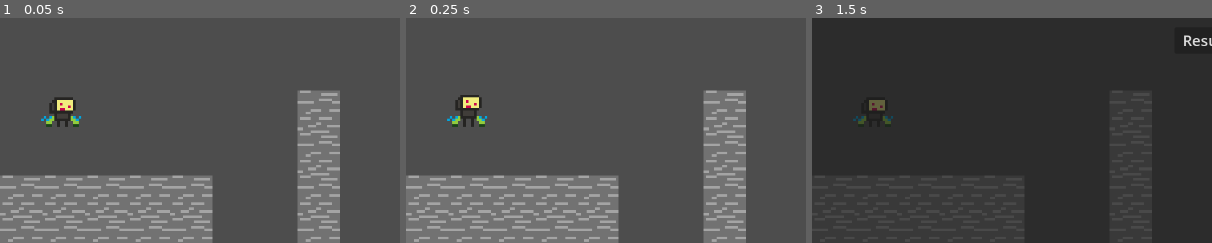
Above: before the commit, frames 1-3 (left to right).
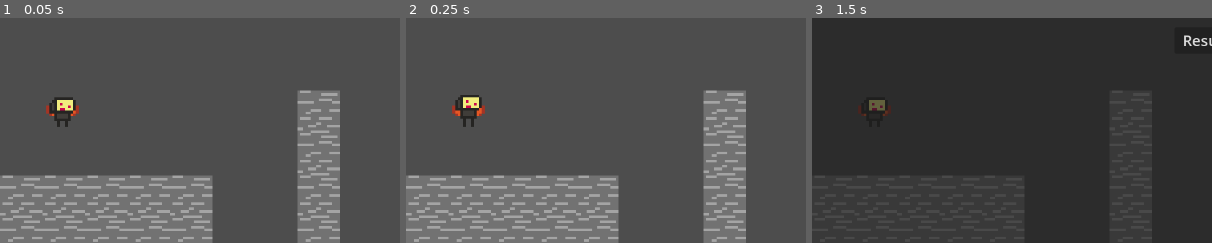
Above: after the commit, the same moments.

Repository: arcality/Built-to-Scale-GMTK-2024
Game: Godot game, scene res://scenes/main.tscn
The game is run twice, just before and just after one commit, with the same random seed, the same clock (stepped at 60 frames per second) and the same inputs. The engine's default icon, where the game draws it, is replaced by a stand-in: a white triangle on a blue panel in a dark square.
Inputs (mouse positions are % of the whole screen's width and height, from its top left):
- Up to frame 1 (0.05 s): no input
- Up to frame 2 (0.25 s): no input
- Up to frame 3 (1.5 s): move the mouse to (72, 45) at 0.52 s; hold Space (jump) 0.53-1.28 s; hold D (move_right) from 0.53 s (still down); click (72, 45) at 0.67 s; tap Enter at 1.25 s; move the mouse to (30, 55) at 1.27 s; tap E (edit) at 1.35 s
The pictures show only the part of the screen within x 0-50%, y 50-100%; the shares and areas given below are measured in that part.

The runs differ from the first frame. In frame 1, 0.3% of the frame differs, in the area x 10-21%, y 38-49%; in frame 2, 0.3%; in frame 3, 0.2%.
Error in both runs: Invalid assignment of property or key 'flip_h' with value of type 'bool' on a base object of type 'null instance'. (res://scripts/player.gd:71)

Commit message:
added jump boost anims

Diff:
--- a/scenes/player.tscn
+++ b/scenes/player.tscn
@@ -39,6 +39,14 @@
 [ext_resource type="Script" path="res://scripts/state-machine/umbrellaing.gd" id="12_4wbyi"]
 [ext_resource type="Script" path="res://scripts/state-machine/death.gd" id="13_u5nog"]
 [ext_resource type="Texture2D" uid="uid://dl1ujmcyj78d8" path="res://assets/sprites/player/animations/climbing-floating.png" id="14_msqsw"]
+[ext_resource type="Texture2D" uid="uid://bgfpnfog7kktw" path="res://assets/sprites/player/animations/jump-boost-dashing.png" id="18_qqxmv"]
+[ext_resource type="Texture2D" uid="uid://rcgy41musljd" path="res://assets/sprites/player/animations/jump-boost-double-jumping.png" id="19_e77pa"]
+[ext_resource type="Texture2D" uid="uid://4wwnipafb0x7" path="res://assets/sprites/player/animations/jump-boost-falling.png" id="20_ybh1b"]
+[ext_resource type="Texture2D" uid="uid://b3fyrsijl4tj0" path="res://assets/sprites/player/animations/jump-boost-floating.png" id="21_m7amg"]
+[ext_resource type="Texture2D" uid="uid://cp8jt30ddwbsj" path="res://assets/sprites/player/animations/jump-boost-idle.png" id="22_2fj07"]
+[ext_resource type="Texture2D" uid="uid://b28bf02d6hoqi" path="res://assets/sprites/player/animations/jump-boost-jump-boosting.png" id="23_xa5dl"]
+[ext_resource type="Texture2D" uid="uid://8oyk8lufes7" path="res://assets/sprites/player/animations/jump-boost-jumping.png" id="24_1jnn6"]
+[ext_resource type="Texture2D" uid="uid://dlioutdojd0jd" path="res://assets/sprites/player/animations/jump-boost-running.png" id="25_3nlrb"]
 
 [sub_resource type="AtlasTexture" id="AtlasTexture_67jr5"]
 atlas = ExtResource("2_6ngew")
@@ -659,6 +667,287 @@
 }, {
 "duration": 1.0,
 "texture": SubResource("AtlasTexture_kur5b")
+}],
+"loop": true,
+"name": &"running",
+"speed": 5.0
+}]
+
+[sub_resource type="AtlasTexture" id="AtlasTexture_umm6x"]
+atlas = ExtResource("18_qqxmv")
+region = Rect2(0, 0, 16, 16)
+
+[sub_resource type="AtlasTexture" id="AtlasTexture_b6wu0"]
+atlas = ExtResource("18_qqxmv")
+region = Rect2(16, 0, 16, 16)
+
+[sub_resource type="AtlasTexture" id="AtlasTexture_s4oxv"]
+atlas = ExtResource("18_qqxmv")
+region = Rect2(32, 0, 16, 16)
+
+[sub_resource type="AtlasTexture" id="AtlasTexture_tplda"]
+atlas = ExtResource("18_qqxmv")
+region = Rect2(48, 0, 16, 16)
+
+[sub_resource type="AtlasTexture" id="AtlasTexture_82r1f"]
+atlas = ExtResource("19_e77pa")
+region = Rect2(0, 0, 16, 16)
+
+[sub_resource type="AtlasTexture" id="AtlasTexture_1sxh6"]
+atlas = ExtResource("19_e77pa")
+region = Rect2(16, 0, 16, 16)
+
+[sub_resource type="AtlasTexture" id="AtlasTexture_pq46v"]
+atlas = ExtResource("19_e77pa")
+region = Rect2(32, 0, 16, 16)
+
+[sub_resource type="AtlasTexture" id="AtlasTexture_0jhyg"]
+atlas = ExtResource("19_e77pa")
+region = Rect2(48, 0, 16, 16)
+
+[sub_resource type="AtlasTexture" id="AtlasTexture_1kdom"]
+atlas = ExtResource("20_ybh1b")
+region = Rect2(0, 0, 16, 16)
+
+[sub_resource type="AtlasTexture" id="AtlasTexture_oeujd"]
+atlas = ExtResource("21_m7amg")
+region = Rect2(0, 0, 16, 16)
+
+[sub_resource type="AtlasTexture" id="AtlasTexture_37vxw"]
+atlas = ExtResource("21_m7amg")
+region = Rect2(16, 0, 16, 16)
+
+[sub_resource type="AtlasTexture" id="AtlasTexture_yiltk"]
+atlas = ExtResource("21_m7amg")
+region = Rect2(32, 0, 16, 16)
+
+[sub_resource type="AtlasTexture" id="AtlasTexture_vhggl"]
+atlas = ExtResource("21_m7amg")
+region = Rect2(48, 0, 16, 16)
+
+[sub_resource type="AtlasTexture" id="AtlasTexture_ixg2x"]
+atlas = ExtResource("21_m7amg")
+region = Rect2(64, 0, 16, 16)
+
+[sub_resource type="AtlasTexture" id="AtlasTexture_r63ts"]
+atlas = ExtResource("21_m7amg")
+region = Rect2(80, 0, 16, 16)
+
+[sub_resource type="AtlasTexture" id="AtlasTexture_jdu5c"]
+atlas = ExtResource("21_m7amg")
+region = Rect2(96, 0, 16, 16)
+
+[sub_resource type="AtlasTexture" id="AtlasTexture_b1dgd"]
+atlas = ExtResource("21_m7amg")
+region = Rect2(112, 0, 16, 16)
+
+[sub_resource type="AtlasTexture" id="AtlasTexture_g5sc6"]
+atlas = ExtResource("21_m7amg")
+region = Rect2(128, 0, 16, 16)
+
+[sub_resource type="AtlasTexture" id="AtlasTexture_dnt0k"]
+atlas = ExtResource("21_m7amg")
+region = Rect2(144, 0, 16, 16)
+
+[sub_resource type="AtlasTexture" id="AtlasTexture_xx0vd"]
+atlas = ExtResource("21_m7amg")
+region = Rect2(160, 0, 16, 16)
+
+[sub_resource type="AtlasTexture" id="AtlasTexture_h5xkc"]
+atlas = ExtResource("21_m7amg")
+region = Rect2(176, 0, 16, 16)
+
+[sub_resource type="AtlasTexture" id="AtlasTexture_sbkl4"]
+atlas = ExtResource("22_2fj07")
+region = Rect2(0, 0, 16, 16)
+
+[sub_resource type="AtlasTexture" id="AtlasTexture_h2e7u"]
+atlas = ExtResource("22_2fj07")
+region = Rect2(16, 0, 16, 16)
+
+[sub_resource type="AtlasTexture" id="AtlasTexture_abkq1"]
+atlas = ExtResource("23_xa5dl")
+region = Rect2(0, 0, 16, 16)
+
+[sub_resource type="AtlasTexture" id="AtlasTexture_lcsnw"]
+atlas = ExtResource("23_xa5dl")
+region = Rect2(16, 0, 16, 16)
+
+[sub_resource type="AtlasTexture" id="AtlasTexture_yx37i"]
+atlas = ExtResource("24_1jnn6")
+region = Rect2(0, 0, 16, 16)
+
+[sub_resource type="AtlasTexture" id="AtlasTexture_c235u"]
+atlas = ExtResource("24_1jnn6")
+region = Rect2(16, 0, 16, 16)
+
+[sub_resource type="AtlasTexture" id="AtlasTexture_tau20"]
+atlas = ExtResource("24_1jnn6")
+region = Rect2(32, 0, 16, 16)
+
+[sub_resource type="AtlasTexture" id="AtlasTexture_3ji4l"]
+atlas = ExtResource("25_3nlrb")
+region = Rect2(0, 0, 16, 16)
+
+[sub_resource type="AtlasTexture" id="AtlasTexture_0gr27"]
+atlas = ExtResource("25_3nlrb")
+region = Rect2(16, 0, 16, 16)
+
+[sub_resource type="AtlasTexture" id="AtlasTexture_cfyr1"]
+atlas = ExtResource("25_3nlrb")
+region = Rect2(32, 0, 16, 16)
+
+[sub_resource type="AtlasTexture" id="AtlasTexture_r5ch2"]
+atlas = ExtResource("25_3nlrb")
+region = Rect2(48, 0, 16, 16)
+
+[sub_resource type="AtlasTexture" id="AtlasTexture_km4s8"]
+atlas = ExtResource("25_3nlrb")
+region = Rect2(64, 0, 16, 16)
+
+[sub_resource type="AtlasTexture" id="AtlasTexture_ydwt1"]
+atlas = ExtResource("25_3nlrb")
+region = Rect2(80, 0, 16, 16)
+
+[sub_resource type="SpriteFrames" id="SpriteFrames_ovg8l"]
+animations = [{
+"frames": [{
+"duration": 1.0,
+"texture": SubResource("AtlasTexture_umm6x")
+}, {
+"duration": 1.0,
+"texture": SubResource("AtlasTexture_b6wu0")
+}, {
+"duration": 1.0,
+"texture": SubResource("AtlasTexture_s4oxv")
+}, {
+"duration": 1.0,
+"texture": SubResource("AtlasTexture_tplda")
+}],
+"loop": true,
+"name": &"dashing",
+"speed": 5.0
+}, {
+"frames": [{
+"duration": 1.0,
+"texture": SubResource("AtlasTexture_82r1f")
+}, {
+"duration": 1.0,
+"texture": SubResource("AtlasTexture_1sxh6")
+}, {
+"duration": 1.0,
+"texture": SubResource("AtlasTexture_pq46v")
+}, {
+"duration": 1.0,
+"texture": SubResource("AtlasTexture_0jhyg")
+}],
+"loop": true,
+"name": &"double-jumping",
+"speed": 5.0
+}, {
+"frames": [{
+"duration": 1.0,
+"texture": SubResource("AtlasTexture_1kdom")
+}],
+"loop": true,
+"name": &"falling",
+"speed": 5.0
+}, {
+"frames": [{
+"duration": 1.0,
+"texture": SubResource("AtlasTexture_oeujd")
+}, {
+"duration": 1.0,
+"texture": SubResource("AtlasTexture_37vxw")
+}, {
+"duration": 1.0,
+"texture": SubResource("AtlasTexture_yiltk")
+}, {
+"duration": 1.0,
+"texture": SubResource("AtlasTexture_vhggl")
+}, {
+"duration": 1.0,
+"texture": SubResource("AtlasTexture_ixg2x")
+}, {
+"duration": 1.0,
+"texture": SubResource("AtlasTexture_r63ts")
+}, {
+"duration": 1.0,
+"texture": SubResource("AtlasTexture_jdu5c")
+}, {
+"duration": 1.0,
+"texture": SubResource("AtlasTexture_b1dgd")
+}, {
+"duration": 1.0,
+"texture": SubResource("AtlasTexture_g5sc6")
+}, {
+"duration": 1.0,
+"texture": SubResource("AtlasTexture_dnt0k")
+}, {
+"duration": 1.0,
+"texture": SubResource("AtlasTexture_xx0vd")
+}, {
+"duration": 1.0,
+"texture": SubResource("AtlasTexture_h5xkc")
+}],
+"loop": true,
+"name": &"floating",
+"speed": 5.0
+}, {
+"frames": [{
+"duration": 1.0,
+"texture": SubResource("AtlasTexture_sbkl4")
+}, {
+"duration": 1.0,
+"texture": SubResource("AtlasTexture_h2e7u")
+}],
+"loop": true,
+"name": &"idle",
+"speed": 5.0
+}, {
+"frames": [{
+"duration": 1.0,
+"texture": SubResource("AtlasTexture_abkq1")
+}, {
+"duration": 1.0,
+"texture": SubResource("AtlasTexture_lcsnw")
+}],
+"loop": true,
+"name": &"jump-boosting",
+"speed": 5.0
+}, {
+"frames": [{
+"duration": 1.0,
+"texture": SubResource("AtlasTexture_yx37i")
+}, {
+"duration": 1.0,
+"texture": SubResource("AtlasTexture_c235u")
+}, {
+"duration": 1.0,
+"texture": SubResource("AtlasTexture_tau20")
+}],
+"loop": true,
+"name": &"jumping",
+"speed": 5.0
+}, {
+"frames": [{
+"duration": 1.0,
+"texture": SubResource("AtlasTexture_3ji4l")
+}, {
+"duration": 1.0,
+"texture": SubResource("AtlasTexture_0gr27")
+}, {
+"duration": 1.0,
+"texture": SubResource("AtlasTexture_cfyr1")
+}, {
+"duration": 1.0,
+"texture": SubResource("AtlasTexture_r5ch2")
+}, {
+"duration": 1.0,
+"texture": SubResource("AtlasTexture_km4s8")
+}, {
+"duration": 1.0,
+"texture": SubResource("AtlasTexture_ydwt1")
 }],
 "loop": true,
 "name": &"running",
@@ -1063,16 +1352,21 @@
 [node name="Arms" type="Node2D" parent="CompositeSprites"]
 
 [node name="wall-jump" type="AnimatedSprite2D" parent="CompositeSprites/Arms"]
+visible = false
 scale = Vector2(4.25, 4.25)
 sprite_frames = SubResource("SpriteFrames_7yhff")
 animation = &"wall-jumping"
 
 [node name="climbing" type="AnimatedSprite2D" parent="CompositeSprites/Arms"]
+visible = false
 scale = Vector2(4.25, 4.25)
 sprite_frames = SubResource("SpriteFrames_cfhdu")
 animation = &"double-jumping"
 
 [node name="jump-boost" type="AnimatedSprite2D" parent="CompositeSprites/Arms"]
+scale = Vector2(4.25, 4.25)
+sprite_frames = SubResource("SpriteFrames_ovg8l")
+animation = &"jump-boosting"
 
 [node name="Jetpacks" type="Node2D" parent="CompositeSprites"]
 
Not shown: 1 places in scenes/player.tscn that only renumber resources
